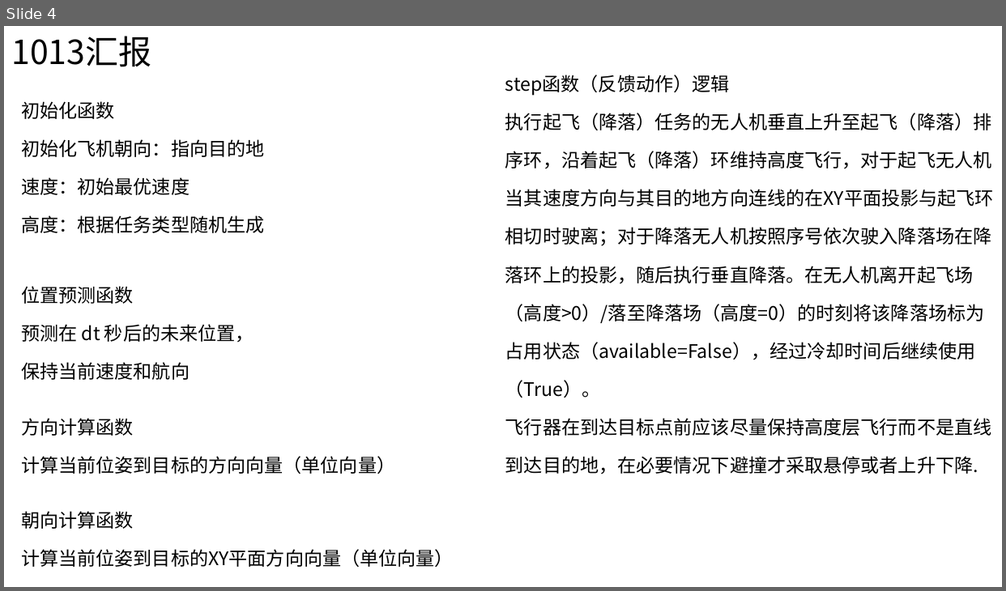
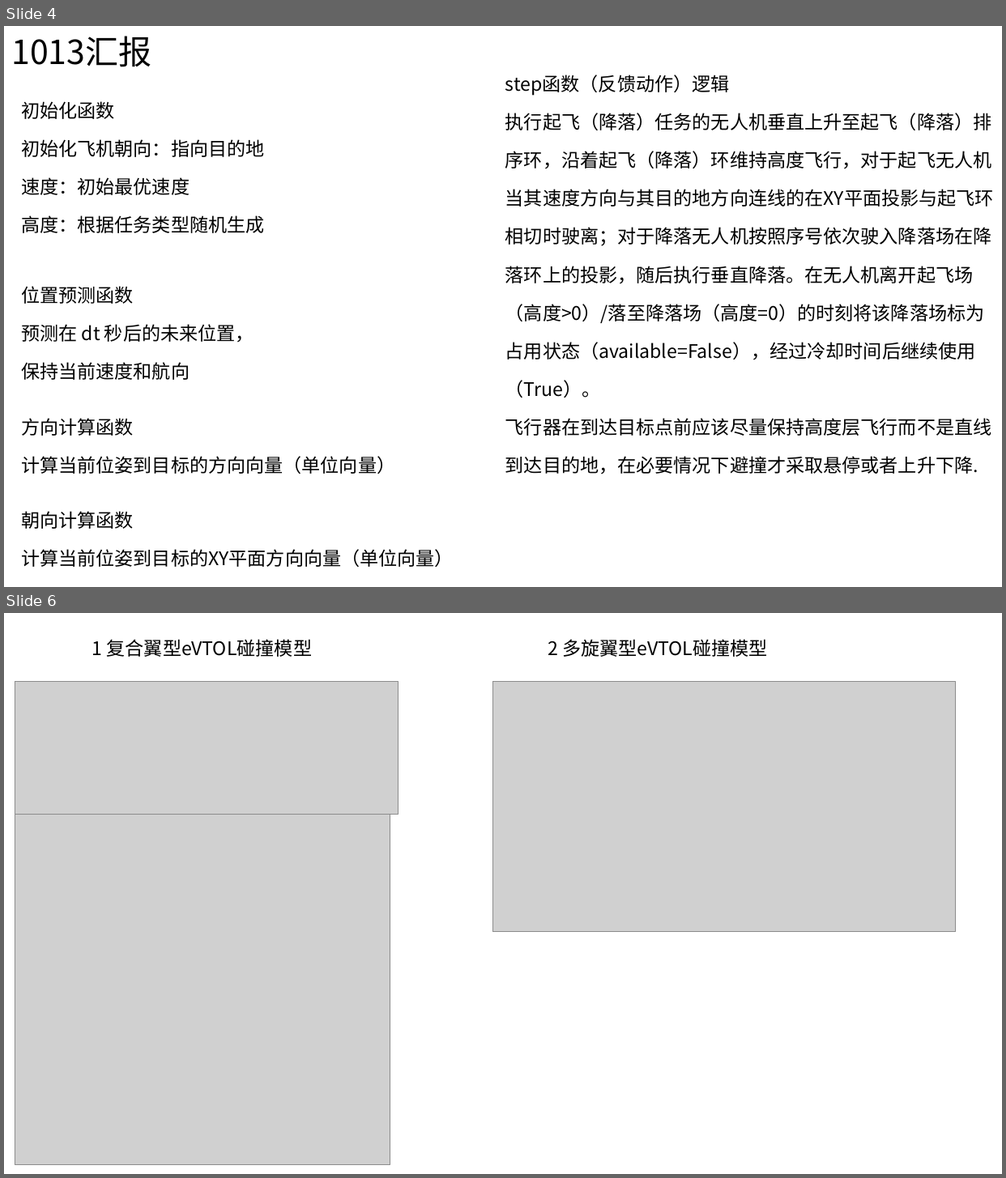
Before and after one commit to Wangjubo888/AAP_article, a slide deck: 汇报/组会汇报.pptx. Shown one above the other, each under a label of ours: slide 4 before the commit, slides 4 and 6 after it; the slides between them are not shown. The pictures are 1006x591 and 1006x1178 pixels, drawn with LibreOffice and Linux fonts; fonts in the diff are those of the drawing; grey boxes stand for pictures. Boxes give left, top, right and bottom in pixels: in the first picture for what was removed or moved away, otherwise in the second. Text is boxed around its words. In the diff, an @@ line names an element or a change of style, - is before the commit and + after.

```diff
--- a/汇报/组会汇报.pptx
+++ b/汇报/组会汇报.pptx
@@ slide 6 added at (x1=4, y1=613, x2=1002, y2=1174), background #FFFFFF @@
@@ text added at (x1=92, y1=639, x2=312, y2=657), 18 pt, text #000000 @@
+1 复合翼型eVTOL碰撞模型
@@ text added at (x1=548, y1=639, x2=767, y2=657), 18 pt, text #000000 @@
+2 多旋翼型eVTOL碰撞模型
@@ picture added at (x1=15, y1=681, x2=398, y2=815) @@
@@ picture added at (x1=493, y1=681, x2=956, y2=932) @@
@@ picture added at (x1=15, y1=790, x2=390, y2=1165) @@
```
Also in this commit, not shown: 2 slides changed, 5 other slides added, 17 other files.
